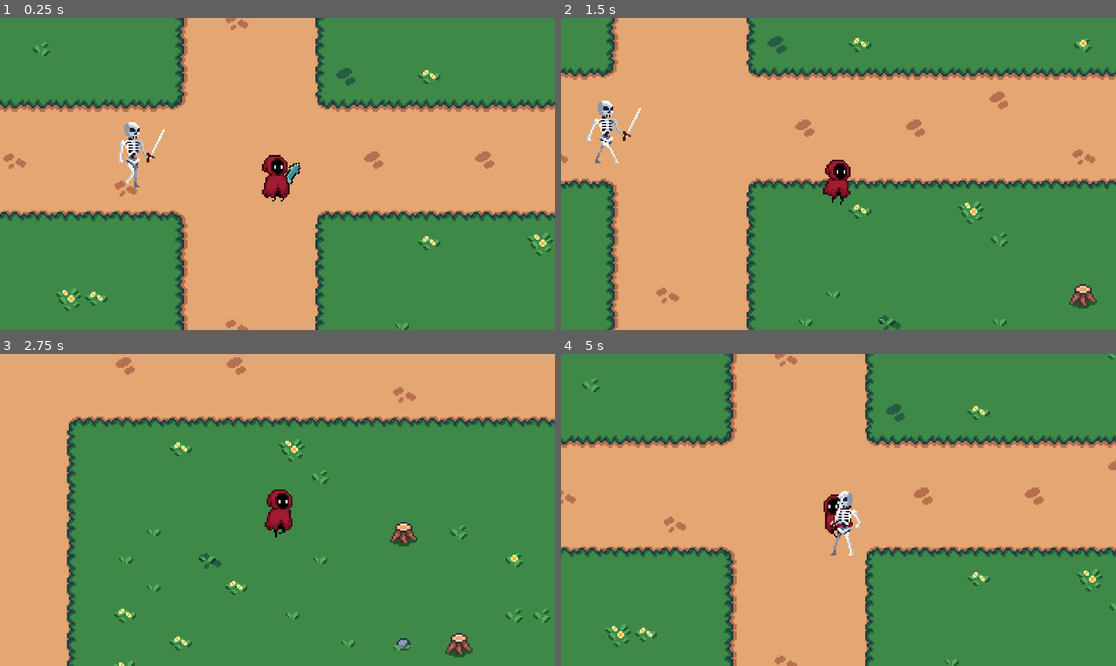
Above: before the commit, frames 1-4 (two rows, left to right).
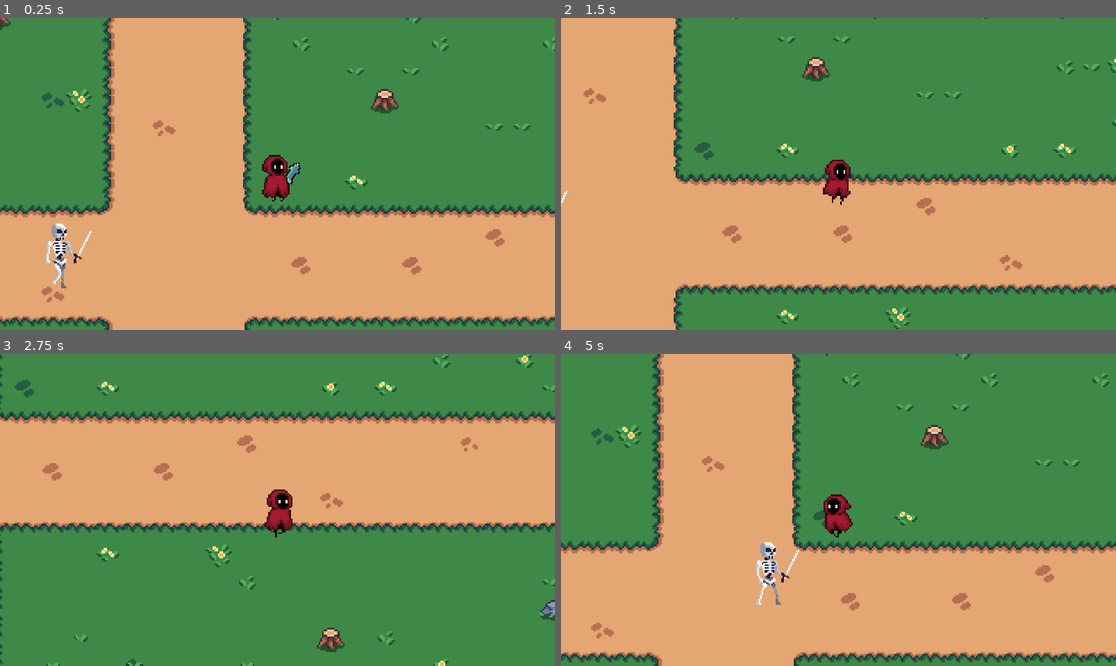
Above: after the commit, the same moments.

Repository: Jerga99/godot-2d-game-course
Game: Godot game, scene res://scenes/play_scene.tscn
Same seed, same stepped clock (60 frames per second), same inputs: the game is played once before the commit and once after it.
Inputs (mouse positions are in pixels of both pictures, inside the frame that each line leads up to):
- Up to frame 1 (0.25 s): no input
- Up to frame 2 (1.5 s): move the mouse to (960, 158) at 0.52 s; hold D (right) 0.53-1.28 s; tap 1 (ability_1) at 0.6 s; move the mouse to (727, 189) at 1.27 s; hold S (down) from 1.28 s (still down); tap 2 (ability_2) at 1.35 s
- Up to frame 3 (2.75 s): move the mouse to (333, 441) at 2.02 s; release S (down) at 2.03 s; hold D (right) from 2.03 s (still down); tap 3 (ability_3) at 2.1 s
- Up to frame 4 (5 s): move the mouse to (810, 572) at 2.77 s; release D (right) at 2.78 s; hold W (up) 2.78-3.53 s; tap 1 (ability_1) at 2.85 s; move the mouse to (1005, 556) at 3.52 s; hold A (left) from 3.53 s (still down); tap 2 (ability_2) at 3.6 s; move the mouse to (672, 463) at 4.27 s; tap 3 (ability_3) at 4.35 s

The runs differ from the first frame. In frame 1, 64% of the frame differs, in the area x 0-100%, y 0-100%; in frame 2, 64%; in frame 3, 60%; in frame 4, 65%.

Commit message:
Handle game over respawn

Diff:
--- a/scenes/play_scene.tscn
+++ b/scenes/play_scene.tscn
@@ -1,6 +1,7 @@
-[gd_scene load_steps=13 format=4 uid="uid://cupet4wimcgu0"]
+[gd_scene load_steps=14 format=4 uid="uid://cupet4wimcgu0"]
 
 [ext_resource type="Script" uid="uid://bx0us8nmrqijg" path="res://scripts/utils/follow_camera.gd" id="1_1p5oe"]
+[ext_resource type="Script" uid="uid://d3gn4uashgx52" path="res://scripts/scenes/play_scene.gd" id="1_btd5q"]
 [ext_resource type="PackedScene" uid="uid://cqsorrlaroety" path="res://scenes/player.tscn" id="2_0tbyp"]
 [ext_resource type="Texture2D" uid="uid://bnlr33jwv2tkg" path="res://assets/Cute_Fantasy_Free 2/Tiles/Cliff_Tile.png" id="3_1p5oe"]
 [ext_resource type="Texture2D" uid="uid://ono105s4oo6f" path="res://assets/Cute_Fantasy_Free 2/Tiles/Path_Tile.png" id="4_5i074"]
@@ -117,6 +118,7 @@
 sources/0 = SubResource("TileSetAtlasSource_5xdee")
 
 [node name="PlayScene" type="Node2D"]
+script = ExtResource("1_btd5q")
 
 [node name="Camera2D" type="Camera2D" parent="." node_paths=PackedStringArray("follow_target")]
 zoom = Vector2(6, 6)
@@ -125,6 +127,7 @@
 
 [node name="Player" parent="." instance=ExtResource("2_0tbyp")]
 z_index = 100
+position = Vector2(42, -61)
 speed = 100.0
 max_health = 10.0
 
--- a/scenes/player.tscn
+++ b/scenes/player.tscn
@@ -201,3 +201,5 @@
 position = Vector2(8, 0)
 rotation = 0.610865
 texture = SubResource("AtlasTexture_fjrip")
+
+[connection signal="animation_finished" from="AnimatedSprite2D" to="." method="_on_animated_sprite_2d_animation_finished"]
--- a/scripts/entity/player.gd
+++ b/scripts/entity/player.gd
@@ -7,6 +7,7 @@
 var is_moving: bool = false
 var weapon_right: Vector2
 var weapon_left: Vector2
+var spawn_location: Vector2
 
 @onready var ability_controller: AbilityController = $AbilityController
 
@@ -15,6 +16,7 @@
 	add_to_group("player")
 	weapon_right = weapon.position
 	weapon_left = self.position + (self.position - weapon.position)
+	spawn_location = position
 
 func _process(delta: float):
 	if is_dead: return
@@ -54,3 +56,9 @@
 		play_animation(AnimationWrapper.new("run"))
 	else:
 		play_animation(AnimationWrapper.new("idle"))
+
+
+func _on_animated_sprite_2d_animation_finished():
+	if current_anim.name == "die":
+		var scene = get_parent() as PlayScene
+		scene.handle_game_over(self)
--- /dev/null
+++ b/scripts/scenes/play_scene.gd
@@ -0,0 +1,7 @@
+class_name PlayScene
+extends Node
+
+func handle_game_over(player: Player):
+	player.position = player.spawn_location
+	player.is_dead = false
+	print("Game over!")
Not shown, added: scripts/scenes/play_scene.gd.uid
